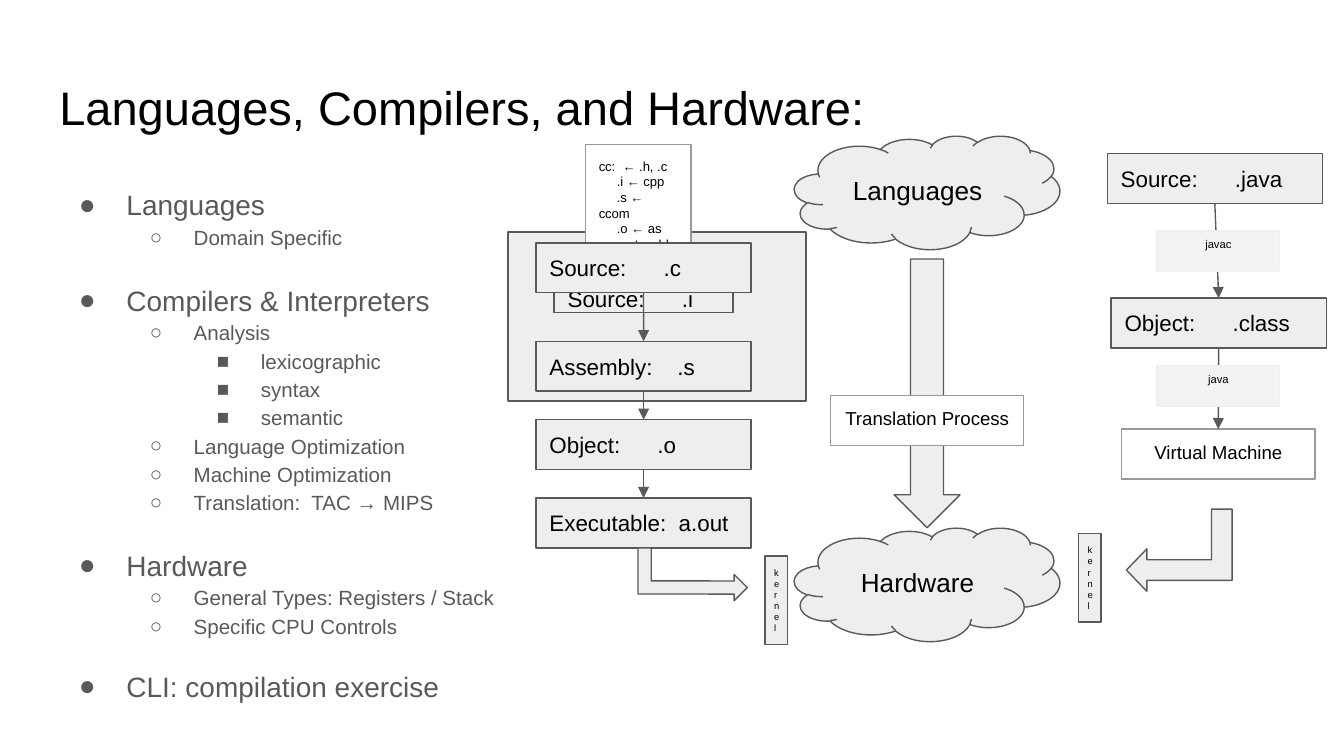
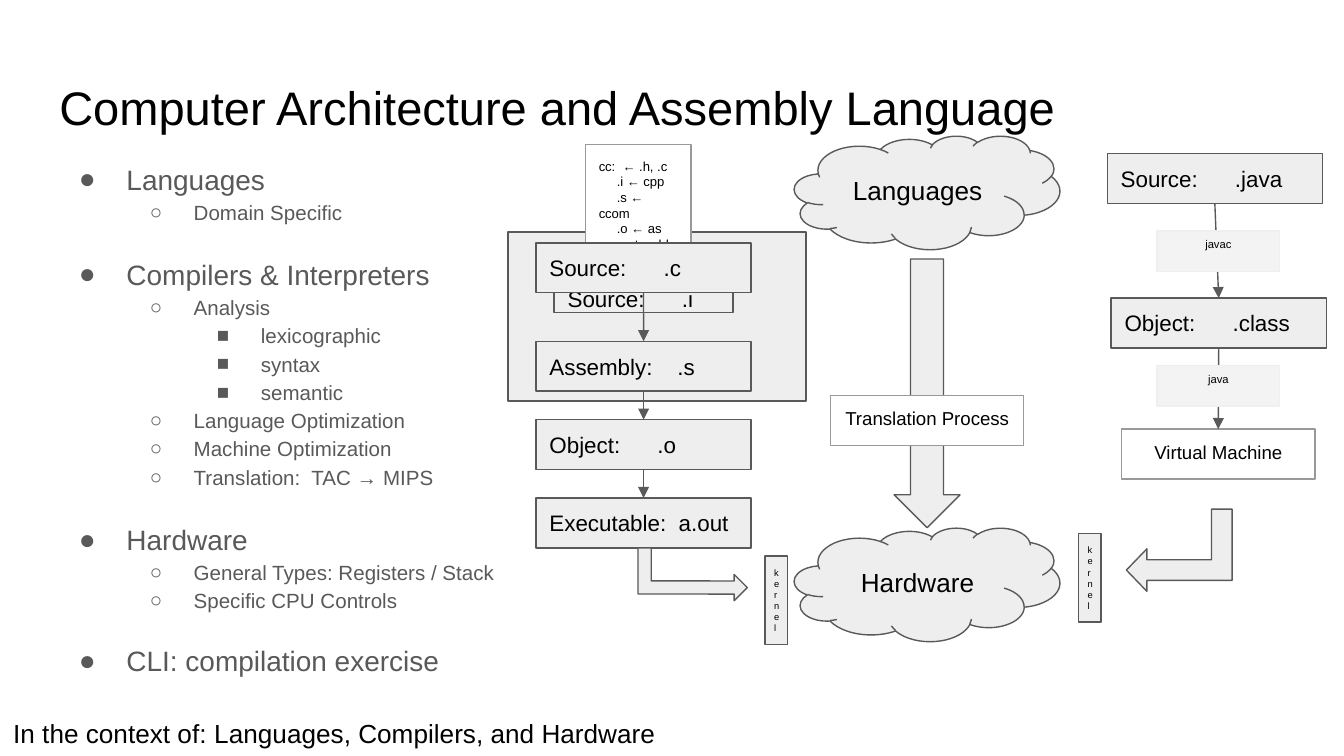
Before and after one commit to COMP122/comp122-f24, a slide deck: slide 4 of administrative/slide_presentations/.hidden/day1_agenda.pptx (slide 6 before the commit). Drawn at 1344x756 pixels with LibreOffice and Linux fonts; fonts in the diff are those of the drawing. Boxes give left, top, right and bottom in pixels: in the first picture for what was removed or moved away, otherwise in the second. Text is boxed around its words. In the diff, an @@ line names an element or a change of style, - is before the commit and + after.

```diff
--- a/administrative/slide_presentations/.hidden/day1_agenda.pptx
+++ b/administrative/slide_presentations/.hidden/day1_agenda.pptx
@@ title at box(59, 91, 1055, 134): text changed @@
-Languages, Compilers, and Hardware:
+Computer Architecture and Assembly Language
@@ text "Languages": place and size @@
-text "Languages" at box(126, 195, 493, 702)
+text "Languages" at box(126, 170, 493, 676)
@@ text added at box(13, 724, 655, 749), 14 pt, text #000000 @@
+In the context of: Languages, Compilers, and Hardware
```
Also in this commit, not shown: 3 other slides changed, 2 slides added, 1 slide removed, 6 other files.
